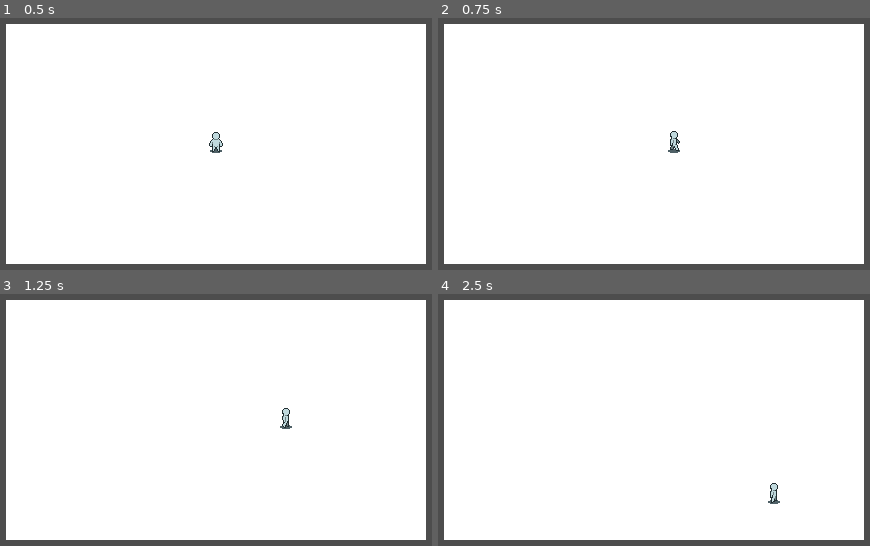
Above: before the commit, frames 1-4 (two rows, left to right).
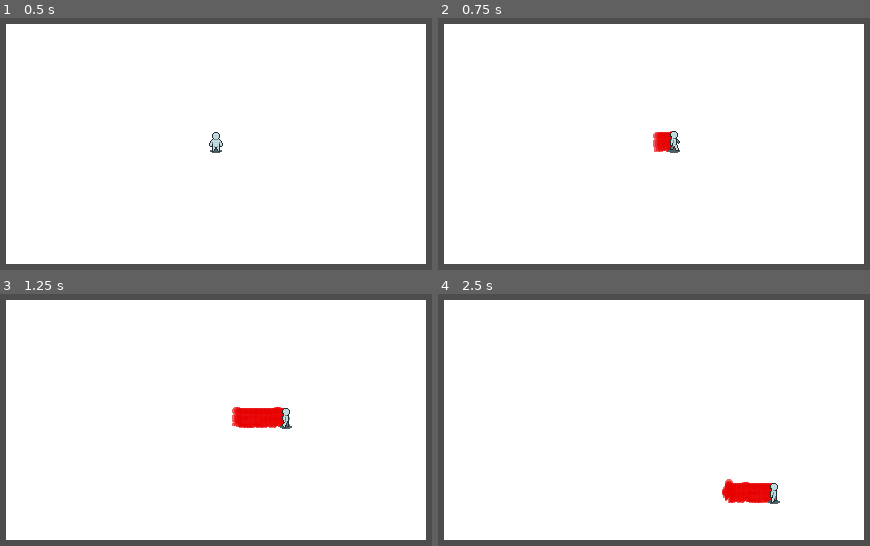
Above: after the commit, the same moments.

Repository: iurikali/COMPJAM
Game: Godot game, scene res://Cenas/main.tscn
The game is run twice, just before and just after one commit, with the same random seed, the same clock (stepped at 60 frames per second) and the same inputs.
Inputs (mouse positions are in pixels of both pictures, inside the frame that each line leads up to):
- Up to frame 1 (0.5 s): no input
- Up to frame 2 (0.75 s): tap Enter at 0.5 s; move the mouse to (796, 126) at 0.52 s; hold D (RIGHT) from 0.53 s (still down); click (796, 126) at 0.67 s
- Up to frame 3 (1.25 s): keep holding D (RIGHT)
- Up to frame 4 (2.5 s): move the mouse to (524, 437) at 1.27 s; release D (RIGHT) at 1.28 s; hold S (DOWN) 1.28-2.03 s; move the mouse to (718, 341) at 2.02 s; hold D (RIGHT) from 2.03 s (still down)

Frame 1 is identical in both runs. In frame 2, 0.3% of the frame differs, in the area x 49-55%, y 44-54%; in frame 3, 0.9%, in the area x 53-68%, y 44-54%; in frame 4, 0.9%.

Commit message:
comeco da sombra

Diff:
--- a/Cenas/Runner/player_runner.tscn
+++ b/Cenas/Runner/player_runner.tscn
@@ -242,6 +242,7 @@
 script = ExtResource("1_ixs5c")
 
 [node name="Sprite" type="AnimatedSprite2D" parent="."]
+z_index = 2
 position = Vector2(0, -7)
 sprite_frames = SubResource("SpriteFrames_m63e6")
 animation = &"down"
--- a/Cenas/Runner/runner_shadow.tscn
+++ b/Cenas/Runner/runner_shadow.tscn
@@ -1,5 +1,251 @@
-[gd_scene format=3 uid="uid://bkuld2x8cmtww"]
+[gd_scene load_steps=34 format=3 uid="uid://bkuld2x8cmtww"]
+
+[ext_resource type="Script" uid="uid://v4kt7dcu54v3" path="res://Scripts/Runner/runner_shadow.gd" id="1_2g85k"]
+[ext_resource type="Shader" uid="uid://wb6hgjr7yyep" path="res://Shaders/blink_shader.gdshader" id="2_x1hrp"]
+[ext_resource type="Texture2D" uid="uid://nkh1plmx1l3" path="res://Sprites/Hermes/hermes-shadow.png" id="3_x1hrp"]
+
+[sub_resource type="ShaderMaterial" id="ShaderMaterial_3elg4"]
+shader = ExtResource("2_x1hrp")
+shader_parameter/blink_color = Color(0.905882, 0, 0, 0.607843)
+shader_parameter/blink_intensity = 1.0
+
+[sub_resource type="AtlasTexture" id="AtlasTexture_3elg4"]
+atlas = ExtResource("3_x1hrp")
+region = Rect2(0, 32, 16, 32)
+
+[sub_resource type="AtlasTexture" id="AtlasTexture_2rg31"]
+atlas = ExtResource("3_x1hrp")
+region = Rect2(16, 32, 16, 32)
+
+[sub_resource type="AtlasTexture" id="AtlasTexture_hw8a3"]
+atlas = ExtResource("3_x1hrp")
+region = Rect2(32, 32, 16, 32)
+
+[sub_resource type="AtlasTexture" id="AtlasTexture_tmsej"]
+atlas = ExtResource("3_x1hrp")
+region = Rect2(48, 32, 16, 32)
+
+[sub_resource type="AtlasTexture" id="AtlasTexture_ufkr2"]
+atlas = ExtResource("3_x1hrp")
+region = Rect2(64, 32, 16, 32)
+
+[sub_resource type="AtlasTexture" id="AtlasTexture_5kys0"]
+atlas = ExtResource("3_x1hrp")
+region = Rect2(80, 32, 16, 32)
+
+[sub_resource type="AtlasTexture" id="AtlasTexture_rpokr"]
+atlas = ExtResource("3_x1hrp")
+region = Rect2(96, 32, 16, 32)
+
+[sub_resource type="AtlasTexture" id="AtlasTexture_43s0e"]
+atlas = ExtResource("3_x1hrp")
+region = Rect2(0, 64, 16, 32)
+
+[sub_resource type="AtlasTexture" id="AtlasTexture_en1g6"]
+atlas = ExtResource("3_x1hrp")
+region = Rect2(16, 64, 16, 32)
+
+[sub_resource type="AtlasTexture" id="AtlasTexture_nlv5n"]
+atlas = ExtResource("3_x1hrp")
+region = Rect2(32, 64, 16, 32)
+
+[sub_resource type="AtlasTexture" id="AtlasTexture_q717t"]
+atlas = ExtResource("3_x1hrp")
+region = Rect2(48, 64, 16, 32)
+
+[sub_resource type="AtlasTexture" id="AtlasTexture_tqhqa"]
+atlas = ExtResource("3_x1hrp")
+region = Rect2(64, 64, 16, 32)
+
+[sub_resource type="AtlasTexture" id="AtlasTexture_js27q"]
+atlas = ExtResource("3_x1hrp")
+region = Rect2(80, 64, 16, 32)
+
+[sub_resource type="AtlasTexture" id="AtlasTexture_teuih"]
+atlas = ExtResource("3_x1hrp")
+region = Rect2(96, 64, 16, 32)
+
+[sub_resource type="AtlasTexture" id="AtlasTexture_yhq61"]
+atlas = ExtResource("3_x1hrp")
+region = Rect2(0, 96, 16, 32)
+
+[sub_resource type="AtlasTexture" id="AtlasTexture_k55n8"]
+atlas = ExtResource("3_x1hrp")
+region = Rect2(16, 96, 16, 32)
+
+[sub_resource type="AtlasTexture" id="AtlasTexture_lvmcm"]
+atlas = ExtResource("3_x1hrp")
+region = Rect2(32, 96, 16, 32)
+
+[sub_resource type="AtlasTexture" id="AtlasTexture_tee5y"]
+atlas = ExtResource("3_x1hrp")
+region = Rect2(48, 96, 16, 32)
+
+[sub_resource type="AtlasTexture" id="AtlasTexture_5pesu"]
+atlas = ExtResource("3_x1hrp")
+region = Rect2(64, 96, 16, 32)
+
+[sub_resource type="AtlasTexture" id="AtlasTexture_mqyk8"]
+atlas = ExtResource("3_x1hrp")
+region = Rect2(80, 96, 16, 32)
+
+[sub_resource type="AtlasTexture" id="AtlasTexture_12e6w"]
+atlas = ExtResource("3_x1hrp")
+region = Rect2(96, 96, 16, 32)
+
+[sub_resource type="AtlasTexture" id="AtlasTexture_u7cl7"]
+atlas = ExtResource("3_x1hrp")
+region = Rect2(0, 0, 16, 32)
+
+[sub_resource type="AtlasTexture" id="AtlasTexture_d77j8"]
+atlas = ExtResource("3_x1hrp")
+region = Rect2(16, 0, 16, 32)
+
+[sub_resource type="AtlasTexture" id="AtlasTexture_hsguf"]
+atlas = ExtResource("3_x1hrp")
+region = Rect2(32, 0, 16, 32)
+
+[sub_resource type="AtlasTexture" id="AtlasTexture_ou8h3"]
+atlas = ExtResource("3_x1hrp")
+region = Rect2(48, 0, 16, 32)
+
+[sub_resource type="AtlasTexture" id="AtlasTexture_d5l8h"]
+atlas = ExtResource("3_x1hrp")
+region = Rect2(64, 0, 16, 32)
+
+[sub_resource type="AtlasTexture" id="AtlasTexture_fux6x"]
+atlas = ExtResource("3_x1hrp")
+region = Rect2(80, 0, 16, 32)
+
+[sub_resource type="AtlasTexture" id="AtlasTexture_st7qi"]
+atlas = ExtResource("3_x1hrp")
+region = Rect2(96, 0, 16, 32)
+
+[sub_resource type="SpriteFrames" id="SpriteFrames_fux6x"]
+animations = [{
+"frames": [{
+"duration": 1.0,
+"texture": SubResource("AtlasTexture_3elg4")
+}, {
+"duration": 1.0,
+"texture": SubResource("AtlasTexture_2rg31")
+}, {
+"duration": 1.0,
+"texture": SubResource("AtlasTexture_hw8a3")
+}, {
+"duration": 1.0,
+"texture": SubResource("AtlasTexture_tmsej")
+}, {
+"duration": 1.0,
+"texture": SubResource("AtlasTexture_ufkr2")
+}, {
+"duration": 1.0,
+"texture": SubResource("AtlasTexture_5kys0")
+}, {
+"duration": 1.0,
+"texture": SubResource("AtlasTexture_rpokr")
+}],
+"loop": true,
+"name": &"down",
+"speed": 0.0
+}, {
+"frames": [],
+"loop": true,
+"name": &"idle",
+"speed": 0.0
+}, {
+"frames": [{
+"duration": 1.0,
+"texture": SubResource("AtlasTexture_43s0e")
+}, {
+"duration": 1.0,
+"texture": SubResource("AtlasTexture_en1g6")
+}, {
+"duration": 1.0,
+"texture": SubResource("AtlasTexture_nlv5n")
+}, {
+"duration": 1.0,
+"texture": SubResource("AtlasTexture_q717t")
+}, {
+"duration": 1.0,
+"texture": SubResource("AtlasTexture_tqhqa")
+}, {
+"duration": 1.0,
+"texture": SubResource("AtlasTexture_js27q")
+}, {
+"duration": 1.0,
+"texture": SubResource("AtlasTexture_teuih")
+}],
+"loop": true,
+"name": &"left",
+"speed": 0.0
+}, {
+"frames": [{
+"duration": 1.0,
+"texture": SubResource("AtlasTexture_yhq61")
+}, {
+"duration": 1.0,
+"texture": SubResource("AtlasTexture_k55n8")
+}, {
+"duration": 1.0,
+"texture": SubResource("AtlasTexture_lvmcm")
+}, {
+"duration": 1.0,
+"texture": SubResource("AtlasTexture_tee5y")
+}, {
+"duration": 1.0,
+"texture": SubResource("AtlasTexture_5pesu")
+}, {
+"duration": 1.0,
+"texture": SubResource("AtlasTexture_mqyk8")
+}, {
+"duration": 1.0,
+"texture": SubResource("AtlasTexture_12e6w")
+}],
+"loop": true,
+"name": &"right",
+"speed": 0.0
+}, {
+"frames": [{
+"duration": 1.0,
+"texture": SubResource("AtlasTexture_u7cl7")
+}, {
+"duration": 1.0,
+"texture": SubResource("AtlasTexture_d77j8")
+}, {
+"duration": 1.0,
+"texture": SubResource("AtlasTexture_hsguf")
+}, {
+"duration": 1.0,
+"texture": SubResource("AtlasTexture_ou8h3")
+}, {
+"duration": 1.0,
+"texture": SubResource("AtlasTexture_d5l8h")
+}, {
+"duration": 1.0,
+"texture": SubResource("AtlasTexture_fux6x")
+}, {
+"duration": 1.0,
+"texture": SubResource("AtlasTexture_st7qi")
+}],
+"loop": true,
+"name": &"up",
+"speed": 0.0
+}]
 
 [node name="runner_shadow" type="Node2D"]
+script = ExtResource("1_2g85k")
 
 [node name="AnimatedSprite2D" type="AnimatedSprite2D" parent="."]
+material = SubResource("ShaderMaterial_3elg4")
+position = Vector2(0, -7)
+sprite_frames = SubResource("SpriteFrames_fux6x")
+animation = &"up"
+autoplay = "idle"
+
+[node name="Timer" type="Timer" parent="."]
+wait_time = 0.5
+one_shot = true
+autostart = true
+
+[connection signal="timeout" from="Timer" to="." method="_on_timer_timeout"]
--- /dev/null
+++ b/Scripts/Runner/runner_shadow.gd
@@ -0,0 +1,12 @@
+extends Node2D
+
+@export var runner_sprite : AnimatedSprite2D
+@onready var animated: AnimatedSprite2D = $AnimatedSprite2D
+
+func _process(delta: float) -> void:
+	#animated.animation = runner_sprite.animation
+	#animated.set_instance_shader_parameter("")
+	pass
+
+func _on_timer_timeout() -> void:
+	queue_free()
--- a/Scripts/player_runner.gd
+++ b/Scripts/player_runner.gd
@@ -8,6 +8,8 @@
 @onready var sprite: AnimatedSprite2D = $Sprite
 @onready var collision: CollisionShape2D = $CollisionShape2D
 
+var shadow_scene := preload("res://Cenas/Runner/runner_shadow.tscn")
+
 var state := "idle"
 
 var background_width : int
@@ -17,8 +19,8 @@
 var collision_height : int
 
 func _ready() -> void:
-	background_width = background.get_node("Sprite2D").texture.get_width()
-	background_height = background.get_node("Sprite2D").texture.get_height()
+	background_width = background.get_node("Area2D").get_node("CollisionShape2D").shape.size.x
+	background_height = background.get_node("Area2D").get_node("CollisionShape2D").shape.size.y
 	collsion_width = collision.shape.size.x
 	collision_height = collision.shape.size.y
 
@@ -28,6 +30,7 @@
 
 
 func _physics_process(delta: float) -> void:
+
 
 	velh = Input.get_axis("LEFT", "RIGHT")
 	velv = Input.get_axis("UP", "DOWN")
@@ -62,6 +65,12 @@
 				if sprite.animation != "up":
 					sprite.play("up")
 
+			#Criando o rastro
+			var shadow := shadow_scene.instantiate()
+			shadow.position = position
+			shadow.get_node("AnimatedSprite2D").animation = sprite.animation
+			shadow.get_node("AnimatedSprite2D").frame = sprite.frame
+			get_tree().current_scene.add_child(shadow, true)
 
 			if velh == 0 && velv == 0:
 				sprite.stop()
--- /dev/null
+++ b/Shaders/blink_shader.gdshader
@@ -0,0 +1,15 @@
+shader_type canvas_item;
+
+uniform vec4 blink_color : source_color;
+uniform float blink_intensity = 0;
+
+void fragment() {
+	//Pegando a cor da sprite
+	vec4 color = texture(TEXTURE, UV);
+
+	//Misturando os dois
+	color = mix(color, blink_color, blink_intensity * color.a);
+
+	//Atualizando a cor
+	COLOR = color;
+}
Not shown: 1 places in Cenas/obstaculo.tscn that only renumber resources
Not shown, added: Scripts/Global.gd.uid
Not shown, added: Scripts/Runner/runner_shadow.gd.uid
Not shown, added: Scripts/obstaculo.gd.uid
Not shown, added: Shaders/blink_shader.gdshader.uid
Binary file added: Sprites/Hermes/hermes-shadow.png
Not shown, added: Sprites/Hermes/hermes-shadow.png.import
